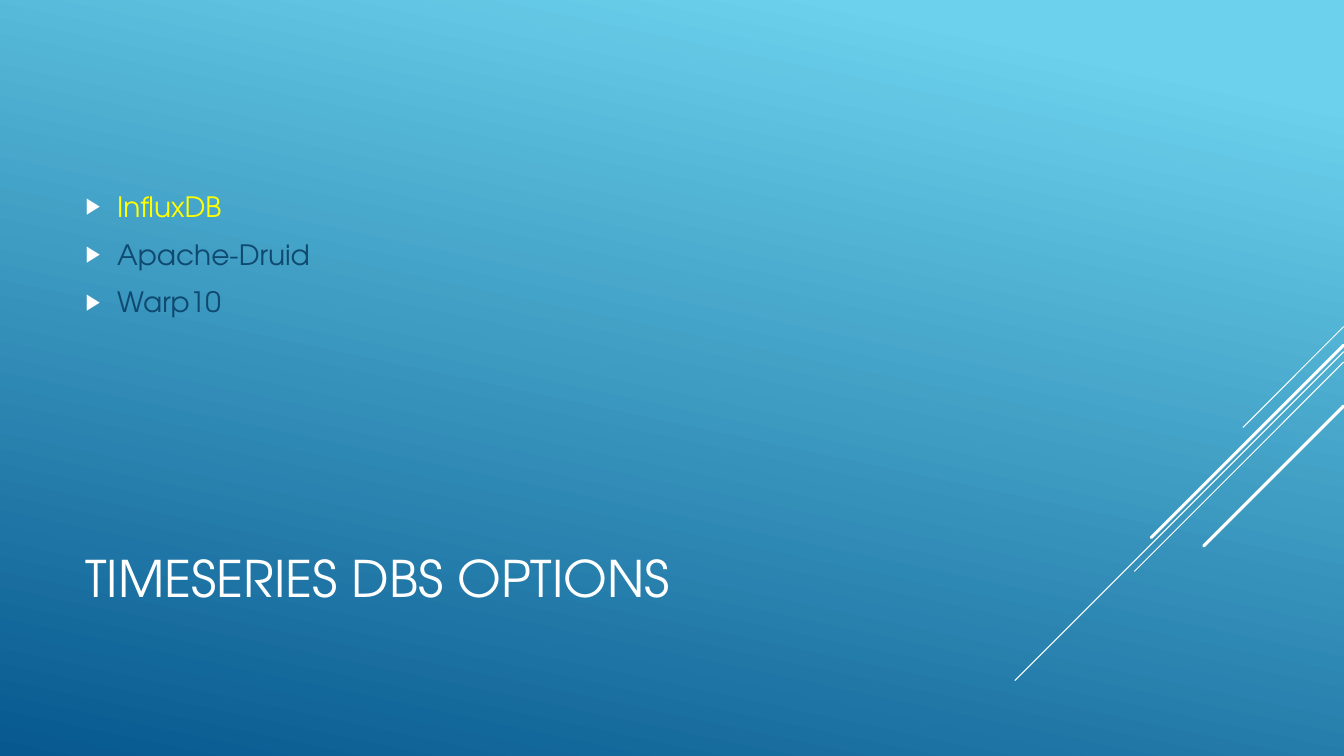
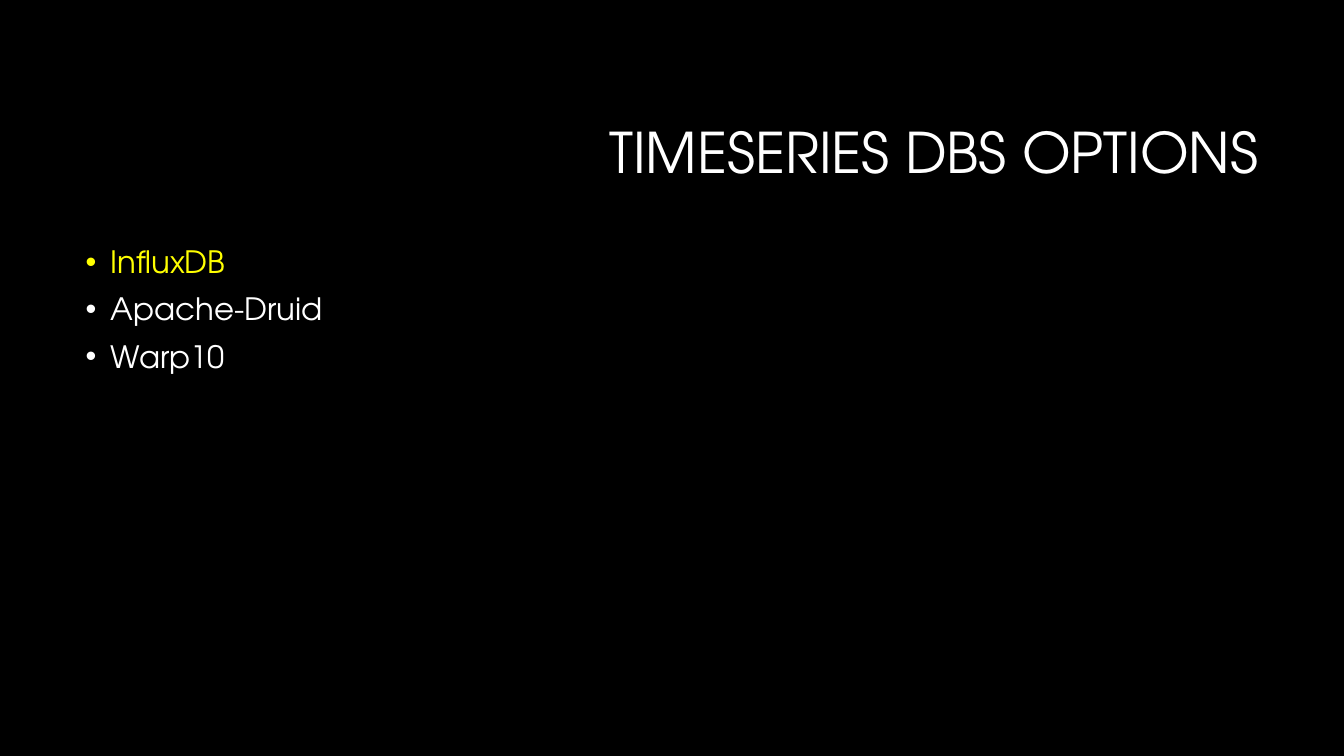
Before and after one commit to Warglaive/SaaS-MachineLearningPlatform-Research, a slide deck: slide 2 of Cost/MarginCalc.pptx. Drawn at 1344x756 pixels with LibreOffice and Linux fonts; fonts in the diff are those of the drawing; background and template pictures are left out. Boxes give left, top, right and bottom in pixels: in the first picture for what was removed or moved away, otherwise in the second. Text is boxed around its words. In the diff, an @@ line names an element or a change of style, - is before the commit and + after.

```diff
--- a/Cost/MarginCalc.pptx
+++ b/Cost/MarginCalc.pptx
@@ background gradient #6ED2EB to #06588E to #000000 @@
@@ title "TIMESERIES DBS OPTIONS" moved from (x1=86, y1=559, x2=670, y2=598) to (x1=609, y1=131, x2=1258, y2=174) @@
@@ title "TIMESERIES DBS OPTIONS" at (x1=609, y1=131, x2=1258, y2=174): size 36 to 40 pt; alignment left to right; line spacing 1 to 0.9 @@
@@ text "InfluxDB" moved from (x1=117, y1=196, x2=310, y2=317) to (x1=111, y1=250, x2=323, y2=374) @@
@@ text "InfluxDB" at (x1=111, y1=250, x2=323, y2=374): size 20 to 22 pt; text colour #0F496F to #FFFFFF in "Apache-Druid", "Warp10"; bullet ▶ to •; line spacing 1 to 0.9; vertical alignment middle to top @@
@@ group removed at (x1=1015, y1=327, x2=1344, y2=681): 5 lines @@
```
Also in this commit, not shown: 2 other slides changed.
